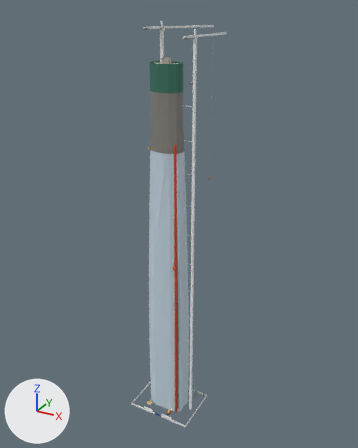
The glTF model web/public/landmarks/plateau-tour-f.glb, before and after one commit.
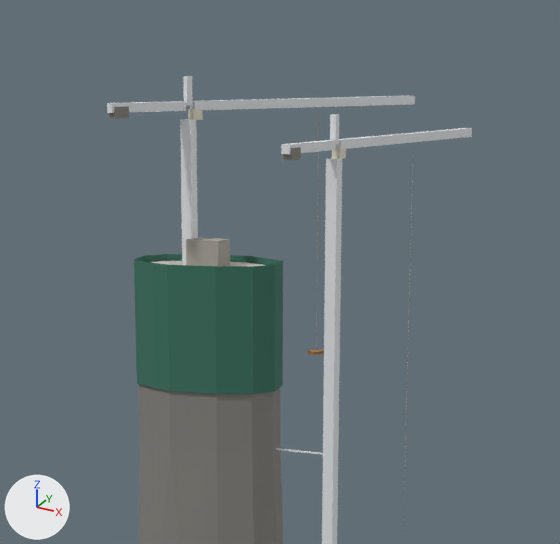
The first picture shows the older version from a camera (50 mm lens) standing at (218.0, -375.0, 407.0) and looking at (4.0, 15.0, 212.0). The close-ups show the older and then the newer version on the part from 33% to 69% of the width and 1% to 28% of the height of that picture. Only the edits that show in the close-ups are written down. Lighting does not change. The marker at lower left points along +X, +Y and +Z. Where no turn or scale is listed for an object, it has been applied to the vertices. Vertices at exactly the same position are counted once.
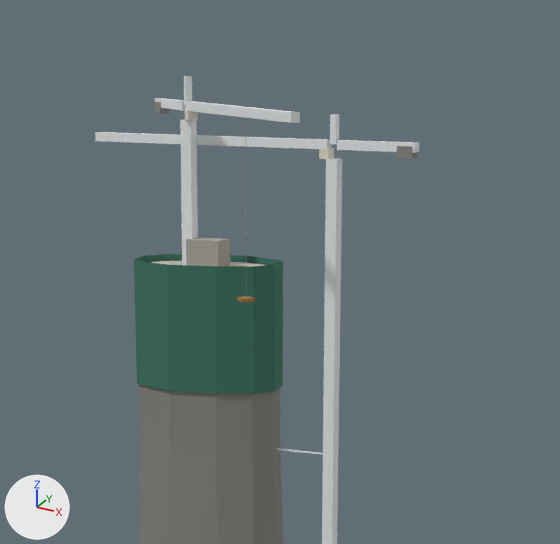
Edits to the bpy script that builds the scene:
```text
Change me_mesh_5:
    used by ob_mesh_5; location = (0.0, 0.0, 0.0)
    remove me_mesh_5.from_pydata(...)  # 152 vertices, 228 faces; spans x -12.0..30.0, y -17.0..53.0, z 0.0..396.0
    add me_mesh_5.from_pydata(...)  # 152 vertices, 228 faces; spans x -26.0..44.0, y -35.0..12.0, z 0.0..396.0
    me_mesh_5 part 1: the loose piece of 8 vertices spanning x -4.0..20.0, y 1.0..48.0, z 391.0..392.0 is turned -103.4 degrees about the z axis through its middle, then moved by (9.0, -41.0, 0.0)
    me_mesh_5 part 2: the loose piece of 8 vertices spanning x -12.0..-4.0, y -16.0..-1.0, z 391.0..392.0 is turned -103.4 degrees about the z axis through its middle, then moved by (-3.0, 14.0, 0.0)
    me_mesh_5 part 3: the loose piece of 8 vertices spanning x 26.0..30.0, y 1.0..53.0, z 385.0..386.0 is turned 89.5 degrees about the z axis through its middle, then moved by (-28.0, -25.0, 0.0)
    me_mesh_5 part 4: the loose piece of 8 vertices spanning x 25.0..27.0, y -17.0..-1.0, z 385.0..386.0 is turned 89.5 degrees about the z axis through its middle, then moved by (9.0, 8.0, 0.0)
    me_mesh_5 part 5: 16 of 152 vertices moved; they spanned x -5.0..27.0, y -1.0..1.0, z 386.0..396.0 and now span x -5.0..27.0, y -1.0..1.0, z 386.0..396.0; mean shift (0.0, 0.0, 0.0); largest move (-4.0, -1.0, 396.0) -> (-5.0, 0.0, 396.0)
Change me_mesh_7:
    used by ob_mesh_7; location = (0.0, 0.0, 0.0)
    remove me_mesh_7.from_pydata(...)  # 16 vertices, 24 faces; spans x -12.3..26.9, y -16.5..-11.6, z 383.6..391.6
    add me_mesh_7.from_pydata(...)  # 16 vertices, 24 faces; spans x -17.3..43.1, y -2.0..11.4, z 383.6..391.6
    me_mesh_7 part 6: the loose piece of 8 vertices spanning x -12.3..-9.1, y -15.2..-11.6, z 389.6..391.6 is turned -103.4 degrees about the z axis through its middle, then moved by (-4.8, 23.0, 0.0)
    me_mesh_7 part 7: the loose piece of 8 vertices spanning x 24.7..26.9, y -16.5..-13.4, z 383.6..385.6 is turned 89.5 degrees about the z axis through its middle, then moved by (15.8, 14.0, 0.0)
```

Where the change shows, as pixel boxes (x1, y1, x2, y2) in the close-ups (560 x 544 px; the box of a moved part takes in the faces that stretch with it):
'Mesh_5', reshaped: before (107, 76, 472, 544); after (95, 76, 419, 544)
'Mesh_7', reshaped (36% wider, 7% taller): before (109, 107, 301, 160); after (155, 102, 417, 159)
part 1 of me_mesh_5, moved or reshaped: before (190, 96, 415, 110); after (186, 101, 300, 123)
part 2 of me_mesh_5, moved or reshaped: before (107, 101, 186, 113); after (155, 98, 186, 110)
part 3 of me_mesh_5, moved or reshaped: before (335, 128, 472, 149); after (95, 132, 332, 149)
part 4 of me_mesh_5, moved or reshaped: before (281, 140, 336, 154); after (337, 140, 419, 153)
part 5 of me_mesh_5, moved or reshaped: before (183, 76, 339, 144); after (184, 76, 339, 144)
part 6 of me_mesh_7, moved or reshaped: before (109, 107, 129, 119); after (155, 102, 170, 114)
part 7 of me_mesh_7, moved or reshaped: before (282, 147, 301, 160); after (397, 146, 417, 159)
